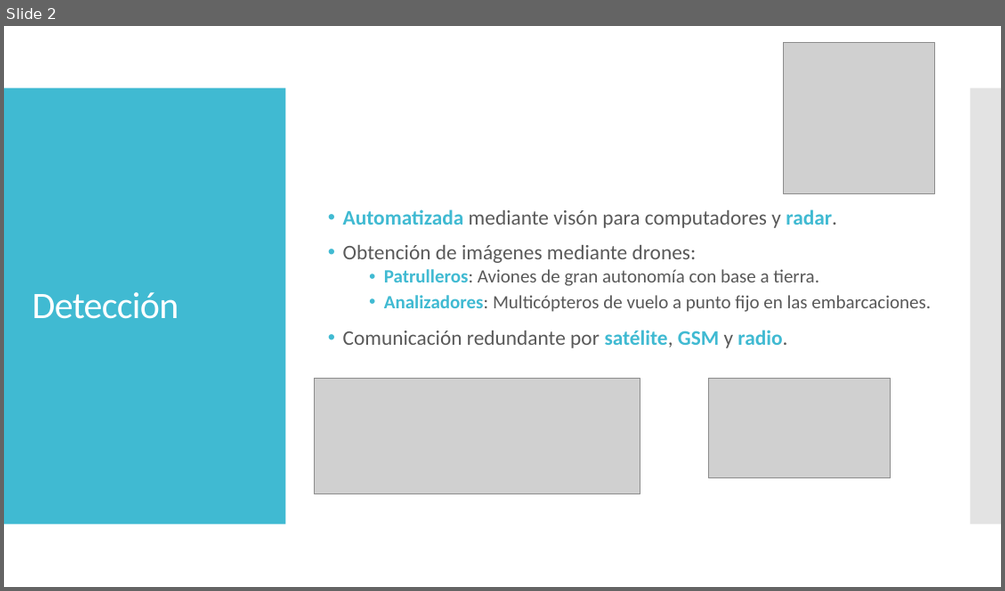
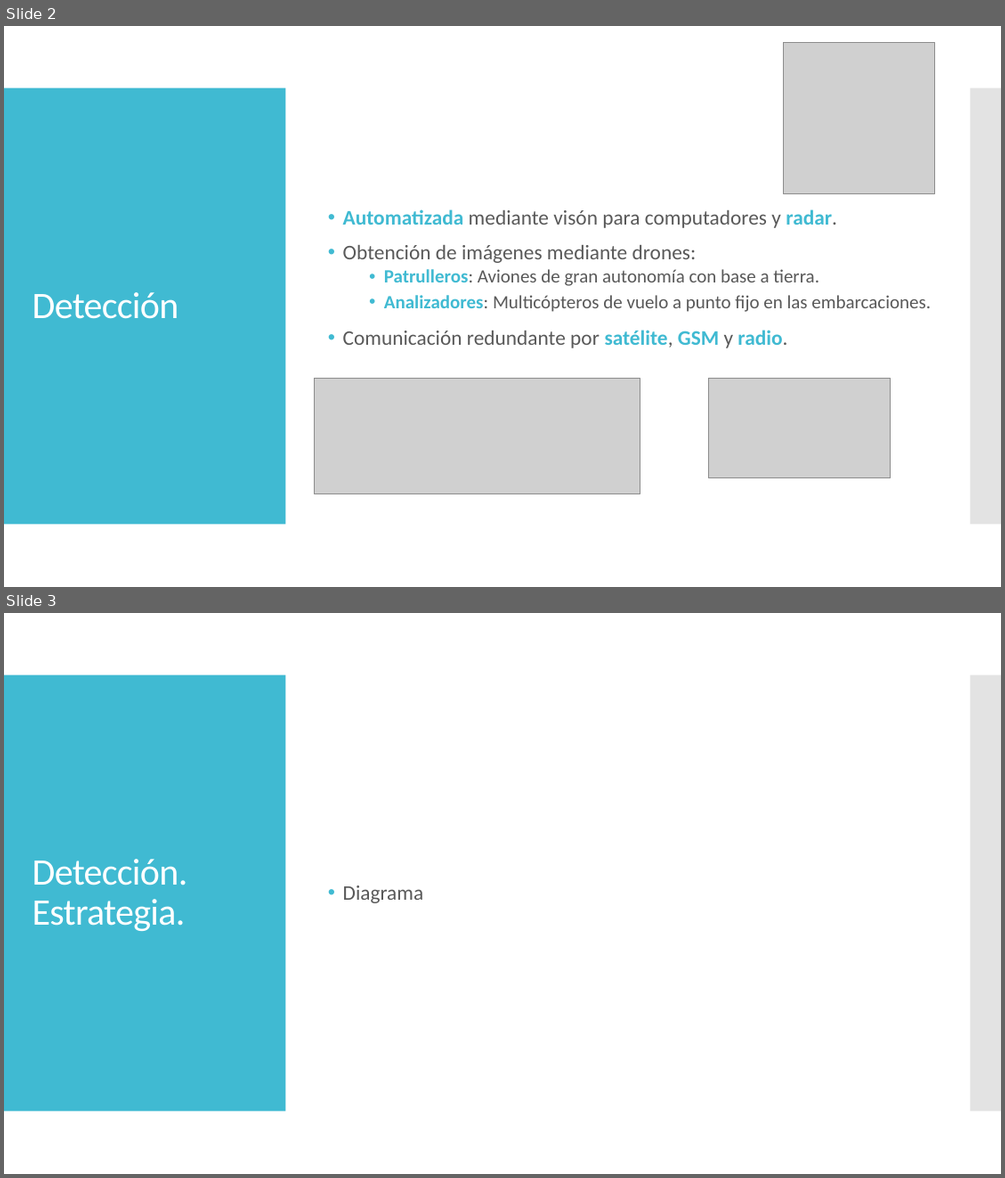
Before and after one commit to jaumecolom/hackeseiaat, a slide deck: PRESENTACION/Presentacion.pptx. Shown one above the other, each under a label of ours: slide 2 before the commit, slides 2 and 3 after it. The pictures are 1005x591 and 1005x1178 pixels, drawn with LibreOffice and Linux fonts; fonts in the diff are those of the drawing; grey boxes stand for pictures. Boxes give left, top, right and bottom in pixels: in the first picture for what was removed or moved away, otherwise in the second. Text is boxed around its words. In the diff, an @@ line names an element or a change of style, - is before the commit and + after.

```diff
--- a/PRESENTACION/Presentacion.pptx
+++ b/PRESENTACION/Presentacion.pptx
@@ slide 3 added at [4,613,1001,1174], background #FFFFFF; not listed: 2 template elements that a slide beside it also shows @@
@@ title added at [32,859,188,931], 36 pt, text #FFFFFF @@
+Detección. Estrategia.
@@ text added at [343,885,424,903], 20 pt, text #595959 @@
+• Diagrama
```
Also in this commit, not shown: 1 slide changed, 5 other slides added, 4 slides removed.
